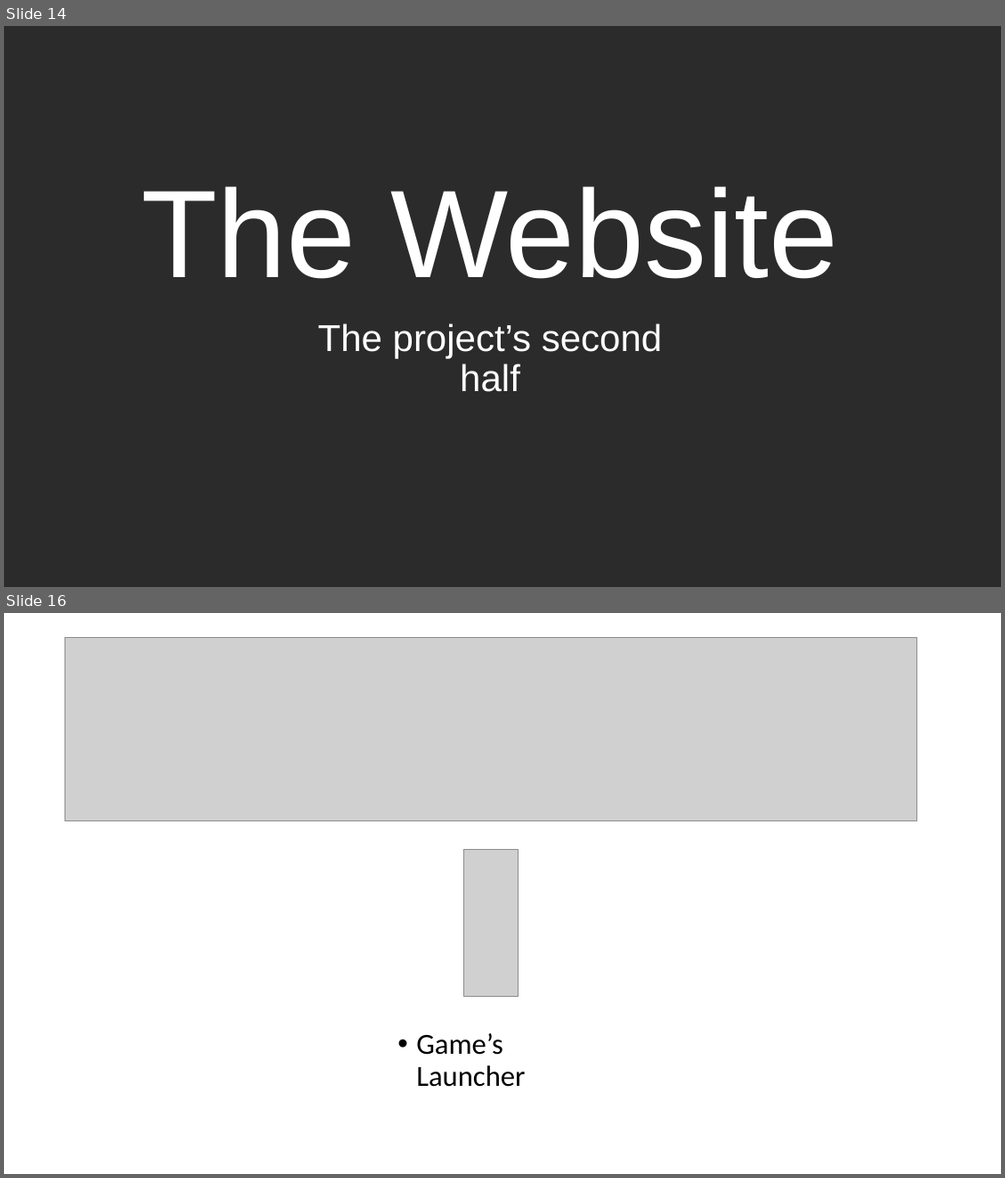
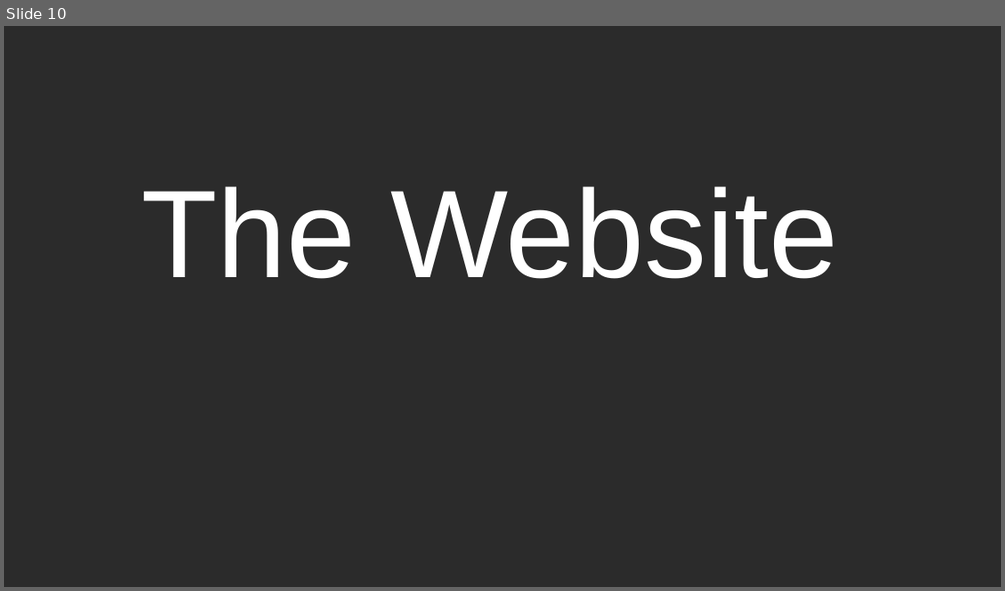
Before and after one commit to Mordsz/Vizsga, a slide deck: TidesOfEnvy.pptx. Shown one above the other, each under a label of ours: slides 14 and 16 before the commit, slide 10 after it; the slides between them are not shown. The pictures are 1005x1178 and 1005x591 pixels, drawn with LibreOffice and Linux fonts; fonts in the diff are those of the drawing; grey boxes stand for pictures; background and template pictures are left out; a plain dark background stands for a picture behind light text. Boxes give left, top, right and bottom in pixels: in the first picture for what was removed or moved away, otherwise in the second. Text is boxed around its words. In the diff, an @@ line names an element or a change of style, - is before the commit and + after.

```diff
--- a/TidesOfEnvy.pptx
+++ b/TidesOfEnvy.pptx
@@ slide 16 removed at <box>4,613,1001,1174</box>, background #FFFFFF @@
@@ picture removed at <box>65,637,917,821</box> @@
@@ picture removed at <box>463,850,518,997</box> @@
@@ text removed at <box>416,1033,525,1086</box> @@
-• Game’s Launcher
@@ what was slide 14 is now slide 10 @@
@@ slide 10 changed as well @@
@@ subtitle removed at <box>318,323,662,392</box> @@
-The project’s second half
```
Also in this commit, not shown: 11 other slides changed, 10 slides added, 9 other slides removed.
